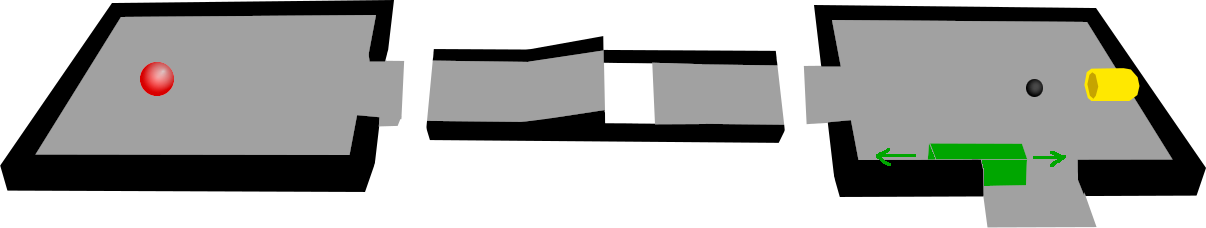
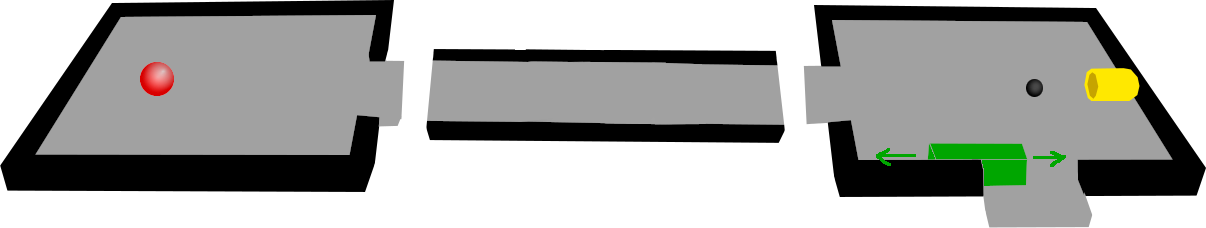
Before/after of a w=1206, h=228 layered artwork. What changed in the layer stack:
painted on "Floors" over 515, 36, 1097, 228
